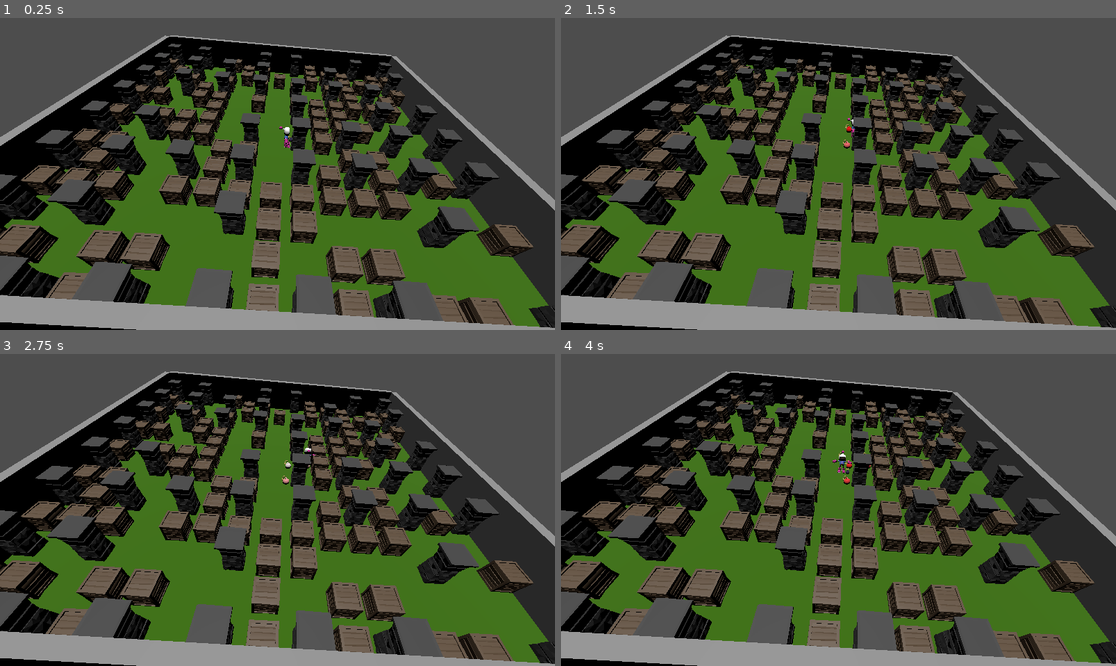
Above: before the commit, frames 1-4 (two rows, left to right).
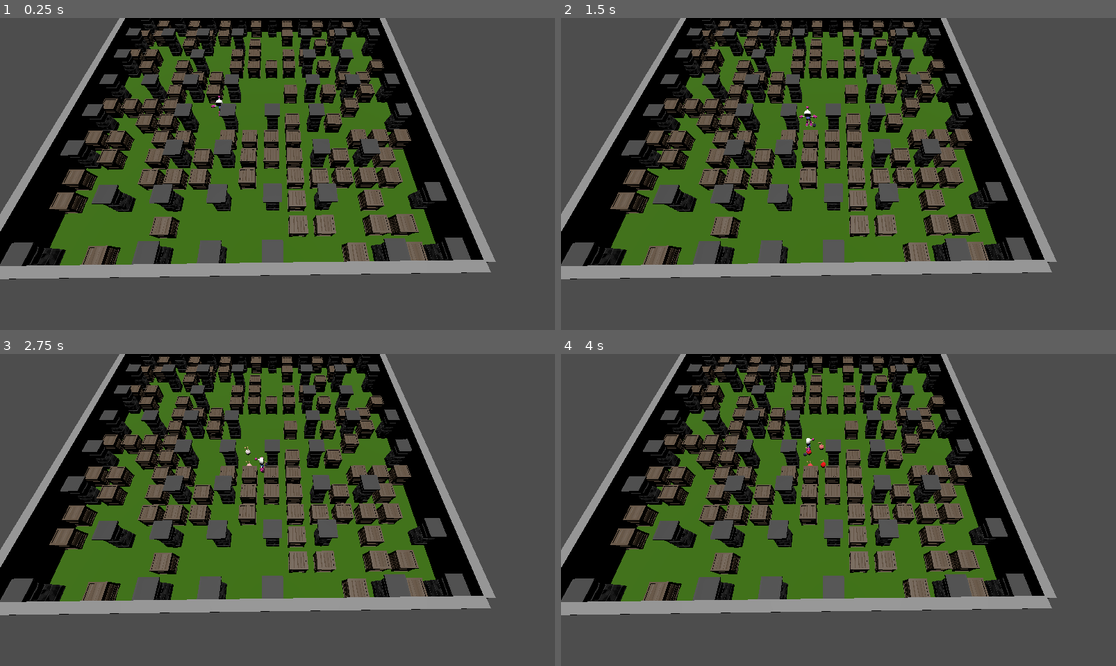
Above: after the commit, the same moments.

Repository: LaguilliezMathys/Bomber-Man
Game: Godot game, scene res://stage/source/player.tscn
The game is run twice, just before and just after one commit, with the same random seed, the same clock (stepped at 60 frames per second) and the same inputs.
Inputs:
- Up to frame 1 (0.25 s): no input
- Up to frame 2 (1.5 s): hold D (right) 0.53-1.28 s; tap Shift (place) at 0.6, 1.35 s; hold S (backward) from 1.28 s (still down)
- Up to frame 3 (2.75 s): release S (backward) at 2.03 s; hold D (right) from 2.03 s (still down); tap Shift (place) at 2.1 s
- Up to frame 4 (4 s): release D (right) at 2.78 s; hold W (forward) 2.78-3.53 s; tap Shift (place) at 2.85, 3.6 s; hold A (left) from 3.53 s (still down)

The runs differ from the first frame. In frame 1, 64% of the frame differs, in the area x 0-100%, y 0-100%; in frame 2, 64%; in frame 3, 64%; in frame 4, 64%.

Commit message:
New angle

Diff:
--- a/game/stage/source/player.tscn
+++ b/game/stage/source/player.tscn
@@ -60,7 +60,7 @@
 mesh = SubResource("ArrayMesh_4y6eb")
 
 [node name="Camera3D" type="Camera3D" parent="."]
-transform = Transform3D(0.038054496, 0.72578496, -0.68686837, 0.068581216, 0.6838486, 0.72639376, 0.9969196, -0.074748814, -0.023751698, -23.921848, 17.373451, 0.02055037)
+transform = Transform3D(0.9998901, 0.007433461, -0.012827965, 0.008139536, 0.4479513, 0.8940209, 0.012391973, -0.89402705, 0.44784155, 3.4418526, 24.882172, 23.041828)
 
 [node name="DirectionalLight3D" type="DirectionalLight3D" parent="."]
 transform = Transform3D(0.87850875, 0.4777262, 0, 0.033806913, -0.06216881, 0.99749285, 0.47652853, -0.8763063, -0.0707663, 0, 25.952368, 0)
